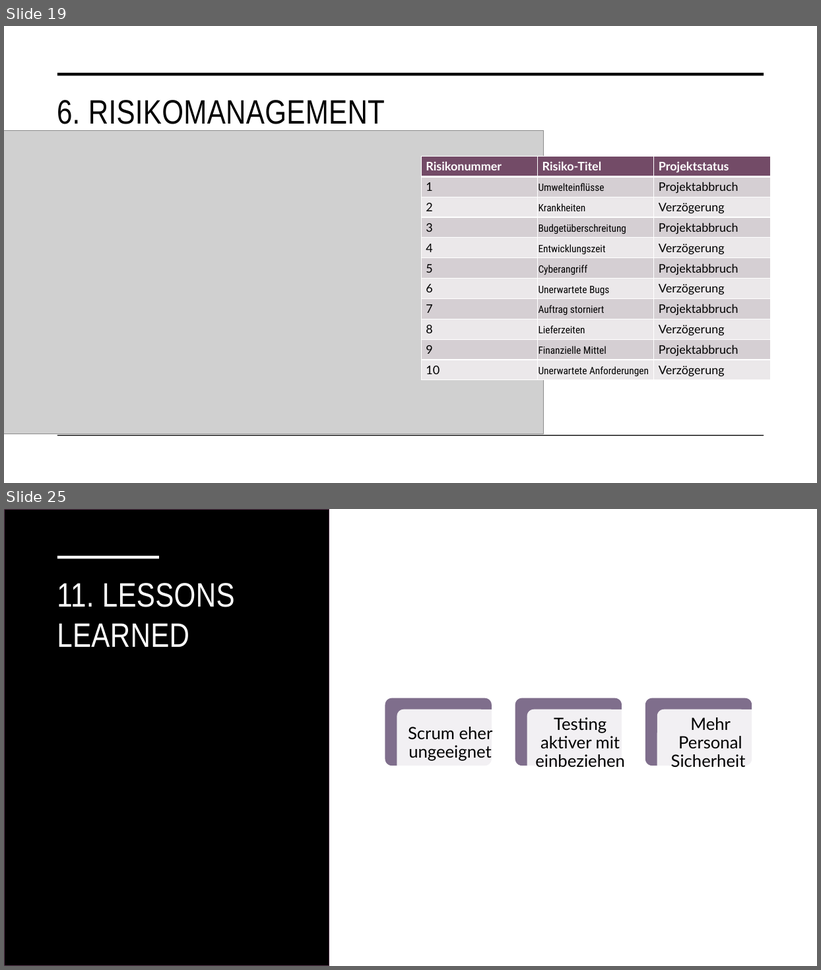
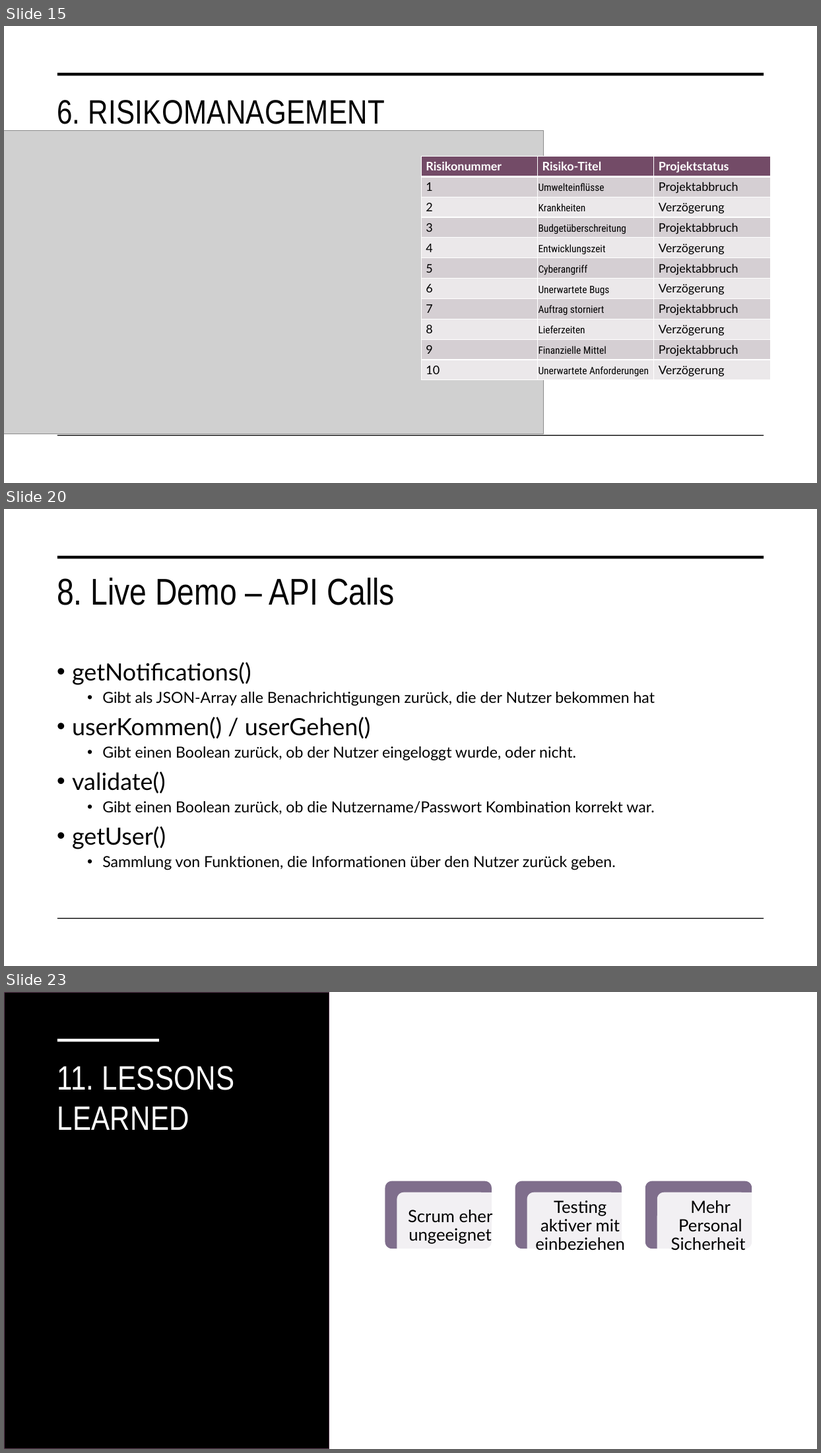
Before and after one commit to malu254/Eifrige-Otter-PM, a slide deck: Abgabe/Dokumentation/Präsentation.pptx. Shown one above the other, each under a label of ours: slides 19 and 25 before the commit, slides 15, 20 and 23 after it; the slides between them are not shown. The pictures are 821x970 and 821x1453 pixels, drawn with LibreOffice and Linux fonts; fonts in the diff are those of the drawing; grey boxes stand for pictures. Boxes give left, top, right and bottom in pixels: in the first picture for what was removed or moved away, otherwise in the second. Text is boxed around its words. In the diff, an @@ line names an element or a change of style, - is before the commit and + after.

```diff
--- a/Abgabe/Dokumentation/Präsentation.pptx
+++ b/Abgabe/Dokumentation/Präsentation.pptx
@@ slide 20 added at (4, 509, 817, 966), background #FFFFFF; not listed: 2 template elements that a slide beside it also shows @@
@@ title added at (57, 578, 395, 605), 44 pt, text #000000 @@
+8. Live Demo – API Calls
@@ text added at (72, 662, 655, 871), 18 pt, text #000000 @@
+• getNotifications()
+  • Gibt als JSON-Array alle Benachrichtigungen zurück, die der Nutzer bekommen hat
+• userKommen() / userGehen()
+  • Gibt einen Boolean zurück, ob der Nutzer eingeloggt wurde, oder nicht.
+• validate()
+  • Gibt einen Boolean zurück, ob die Nutzername/Passwort Kombination korrekt war.
+• getUser()
+  • Sammlung von Funktionen, die Informationen über den Nutzer zurück geben.
@@ what was slide 19 is now slide 15 @@
@@ what was slide 25 is now slide 23 @@
```
Also in this commit, not shown: 8 slides changed, 2 other slides added, 5 slides removed, 3 other files.
